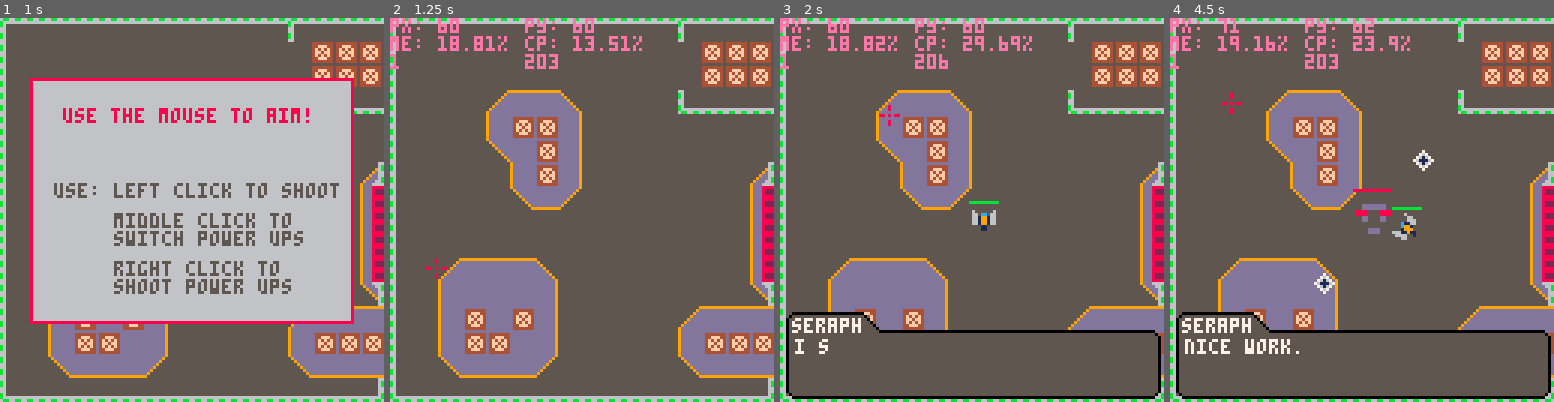
Above: before the commit, frames 1-4 (left to right).
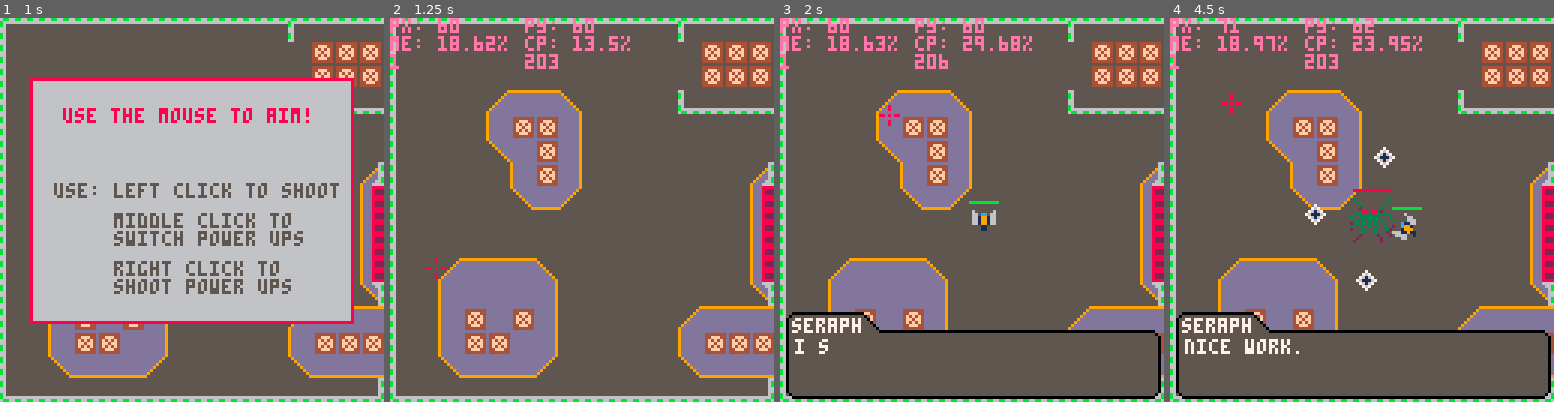
Above: after the commit, the same moments.

Repository: kbrewington/Negation
Game: PICO-8 cartridge negation.p8
Two runs of this game, one before a commit and one after it. Both use one fixed random seed, a clock stepped at 60 frames per second and the inputs below.
Inputs (mouse positions are in pixels of both pictures, inside the frame that each line leads up to):
- Up to frame 1 (1 s): tap X (X key) at 0.33 s; click (280, 121) at 0.67 s; tap O (Z key) at 0.7 s
- Up to frame 2 (1.25 s): tap X (X key) at 1.07 s; click (436, 267) at 1.22 s
- Up to frame 3 (2 s): hold Right from 1.6 s (still down); tap O (Z key) at 1.7 s; click (887, 114) at 1.77 s; tap X (X key) at 1.85 s
- Up to frame 4 (4.5 s): release Right at 2.1 s; tap O (Z key) every 0.4 s from 2.1 to 4.1 s; hold Up 2.15-2.42 s; click (1342, 259) at 2.32 s; hold Right 2.47-3.03 s; click (1404, 106) at 2.87 s; tap X (X key) at 2.97, 4.08 s; hold Left 3.08-3.58 s; click (1465, 256) at 3.42 s; hold Down 3.63-3.97 s; click (1231, 102) at 3.97 s; hold Right from 4.02 s (still down)

Frame 1 is identical in both runs. In frame 2, 0.1% of the frame differs, in the area x 22-66%, y 4-9%; in frame 3, less than 0.1%; in frame 4, 1.6%, in the area x 15-69%, y 4-72%.

Commit message:
last minute changes

Diff:
--- a/negation.p8
+++ b/negation.p8
@@ -151,13 +151,13 @@
   --music(-1,300)
   yield()
 
-  init_tele_anim(boss(60, 60, 128, 3, 40))
+  init_tele_anim(boss(60, 60, 128, 1, 40))
   --music(3)
   yield()
 
   kill_all_enemies(true)
   seraph.text = "nice work. the door should    open now."
-  music(-1,300)
+  -- music(-1,300)
   yield()
 
   wait.controls,level_change,open_door = true,true,true
@@ -179,8 +179,8 @@
   seraph.text = "oh, who is this little guy?   seems to be checking you out."
   yield()
 
-  wait.controls,spawn_time_start  = false,60
   fill_enemy_table(2, 60)
+  wait.controls,spawn_time_start = false,60
   yield()
 
   kill_all_enemies(true)
@@ -206,7 +206,7 @@
   -- start level 4
   fill_enemy_table(4, 90)
   spawn_time_start,detect_killed_enemies = 90, true
-  music(7)
+  -- music(7)
   yield()
 
   kill_all_enemies(true)
@@ -330,13 +330,13 @@
 function enemy(x, y, type, time_spwn)
   local e = {}
   e.x, e.y, e.time, e.b_count =  x, y, time_spwn, 0
-  e.destroy_anim_length, e.destroyed_step, e.drop_prob, e.shoot_distance = 15, 0, 100, 50
+  e.destroy_anim_length, e.destroyed_step, e.drop_prob, e.shoot_distance = 15, 0, 15, 50
   e.destroy_sequence = {135, 136, 135}
   e.walking = {132, 134, 137}
   e.drops = {32, 33, 48, 49} -- sprites of drops
   e.explode_distance, e.explode_wait, e.explode_step, e.fire_rate = 15, 15, 0, 20
   e.exploding, e.dont_move, e.size, e.sprite, e.type = false, false, 8, 132, type
-  e.speed = type == "exploder" and .7 or .35
+  e.speed = type == "exploder" and .9 or .35
 
   e.update_xy = function()
                     path = minimum_neighbor(e, player)
@@ -403,14 +403,14 @@
            end
   b.update = function()
            local p_ang = angle_btwn(player.x, player.y, b.x, b.y)
-           if (flr(timers["bossstart"])%10 == 0) rev*=-1; timers["bossstart"] = 100
            if b.level == 1 then
+             if (flr(timers["bossstart"])%10 == 0) rev*=-1; timers["bossstart"] = 100
              b.angle = (b.angle+1)%360
              for i=1,360,90 do
                if (b.angle%b.fire_rate == 0) shoot(b.x, b.y, i+(rev*b.angle), 141, false, true)
              end
            elseif b.level < 3 then
-             if (#enemy_spawned > 0 or #enemy_table > 0) b.level = 2.5
+             if (#enemy_spawned == 0 and #enemy_table == 0 and not wait.controls) b.level = 2.5
              if b.level==2.5 or b.shot_last ~= nil and ((time() - b.shot_last) < 2) then
                if flr(time()*50)%b.fire_rate == 0 then
                  shoot(b.x, b.y, p_ang, 141, false, true)
@@ -1133,26 +1133,26 @@
   if (flr(rnd(100)) <= e.drop_prob) add(dropped, drop_obj(e.x, e.y, e.drops[flr(rnd(#e.drops)) + 1]))
 end
 
-function collide_all_enemies()
-  local e = enemy_spawned[1]
-  for o in all(enemy_spawned) do
-    if (o~=e and ent_collide(e, o)) fix_enemy(o, e)
-  end
-end
-
-function fix_enemy(o, e)
-  local function fix_coord(o,e,c)
-    if (o[c] - e[c]) < 0 then
-      o[c] = o[c] - 8
-    elseif (o[c] - e[c]) > 0 then
-      o[c] = o[c] + 8
-    elseif (o[c] == e[c]) then
-      o[c] = o[c] + 8
-    end
-  end
-  fix_coord(o,e,'x')
-  fix_coord(o,e,'y')
-end
+-- function collide_all_enemies()
+--   local e = enemy_spawned[1]
+--   for o in all(enemy_spawned) do
+--     if (o~=e and ent_collide(e, o)) fix_enemy(o, e)
+--   end
+-- end
+
+-- function fix_enemy(o, e)
+--   local function fix_coord(o,e,c)
+--     if (o[c] - e[c]) < 0 then
+--       o[c] = o[c] - 8
+--     elseif (o[c] - e[c]) > 0 then
+--       o[c] = o[c] + 8
+--     elseif (o[c] == e[c]) then
+--       o[c] = o[c] + 8
+--     end
+--   end
+--   fix_coord(o,e,'x')
+--   fix_coord(o,e,'y')
+-- end
 
 function player_hit(d)
   player_health -= d
@@ -1174,7 +1174,7 @@
 --================================ update ====================================--
 function _update()
   --timers["playerlasthit"] = 1 --uncomment for god mode
-  collide_all_enemies()
+  -- collide_all_enemies()
 
   local previousx, previousy = player.x, player.y
   move = (bump(player.x + 4, player.y + 4, 1) or bump(player.x + 11, player.y + 11, 1)) and player_speed/2 or player_speed
@@ -1326,7 +1326,7 @@
   if (in_leaderboard) show_leaderboard(); return
 
   map(level_x, level_y, level_sx, level_sy, 128, 128)
-  if (rnd(10) > 9.5) water_anim()
+  if (rnd(10) > 9.5 and not level_change) water_anim()
     for i in all(water_anim_list) do
     circ(i[1], i[2], i[3], i[4])
     i[5] -= 1; if (rnd(5) > 4.5) i[3] = (i[3]+1)%4
